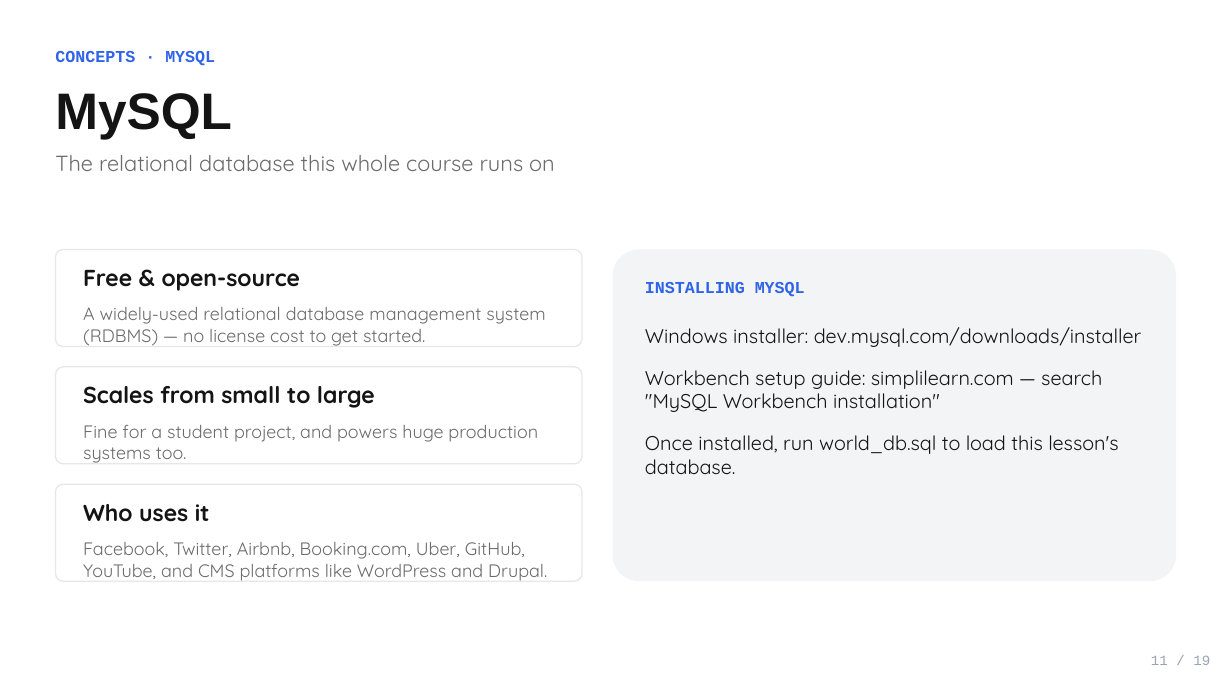
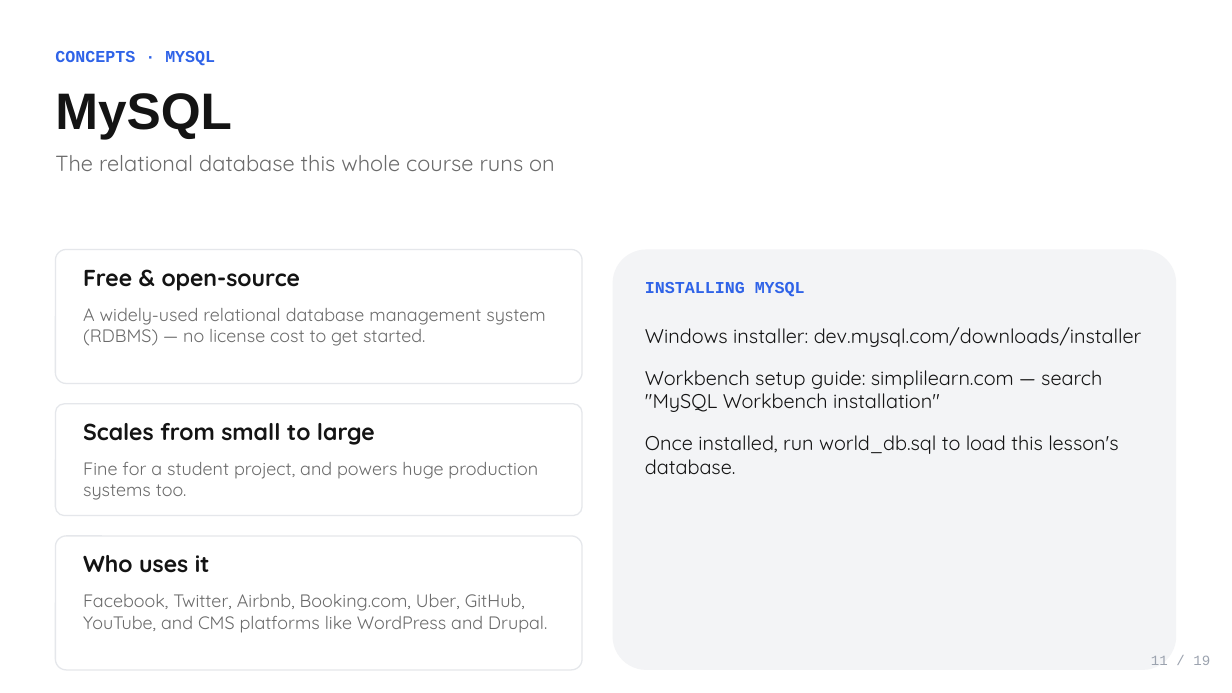
Before and after one commit to a7madmostafa/sql-for-data-analysis, a slide deck: slide 11 of Day 01/D01_01_Materials/Day 01 - SQL Foundations.pptx. Drawn at 1232x693 pixels with LibreOffice and Linux fonts; fonts in the diff are those of the drawing. Boxes give left, top, right and bottom in pixels: in the first picture for what was removed or moved away, otherwise in the second. Text is boxed around its words. In the diff, an @@ line names an element or a change of style, - is before the commit and + after.

```diff
--- a/Day 01/D01_01_Materials/Day 01 - SQL Foundations.pptx
+++ b/Day 01/D01_01_Materials/Day 01 - SQL Foundations.pptx
@@ rounded rectangle: place and size @@
-rounded rectangle at <box>55,250,582,347</box>
+rounded rectangle at <box>55,250,582,384</box>
@@ rounded rectangle: place and size @@
-rounded rectangle at <box>55,367,582,464</box>
+rounded rectangle at <box>55,404,582,516</box>
@@ text "Scales from small to large": place and size @@
-text "Scales from small to large" at <box>83,386,375,408</box>
+text "Scales from small to large" at <box>83,423,375,445</box>
@@ text "Fine for a student project, ...": place and size @@
-text "Fine for a student project, ..." at <box>83,425,538,463</box>
+text "Fine for a student project, ..." at <box>83,462,538,500</box>
@@ rounded rectangle: place and size @@
-rounded rectangle at <box>55,484,582,581</box>
+rounded rectangle at <box>55,536,582,670</box>
@@ text "Who uses it": place and size @@
-text "Who uses it" at <box>83,504,210,522</box>
+text "Who uses it" at <box>83,555,210,573</box>
@@ text "Facebook, Twitter, Airbnb, Booking.com, Uber, ...": place and size @@
-text "Facebook, Twitter, Airbnb, Booking.com, Uber, ..." at <box>83,542,547,581</box>
+text "Facebook, Twitter, Airbnb, Booking.com, Uber, ..." at <box>83,594,547,633</box>
```
Also in this commit, not shown: 1 other slide changed, 9 other files.
